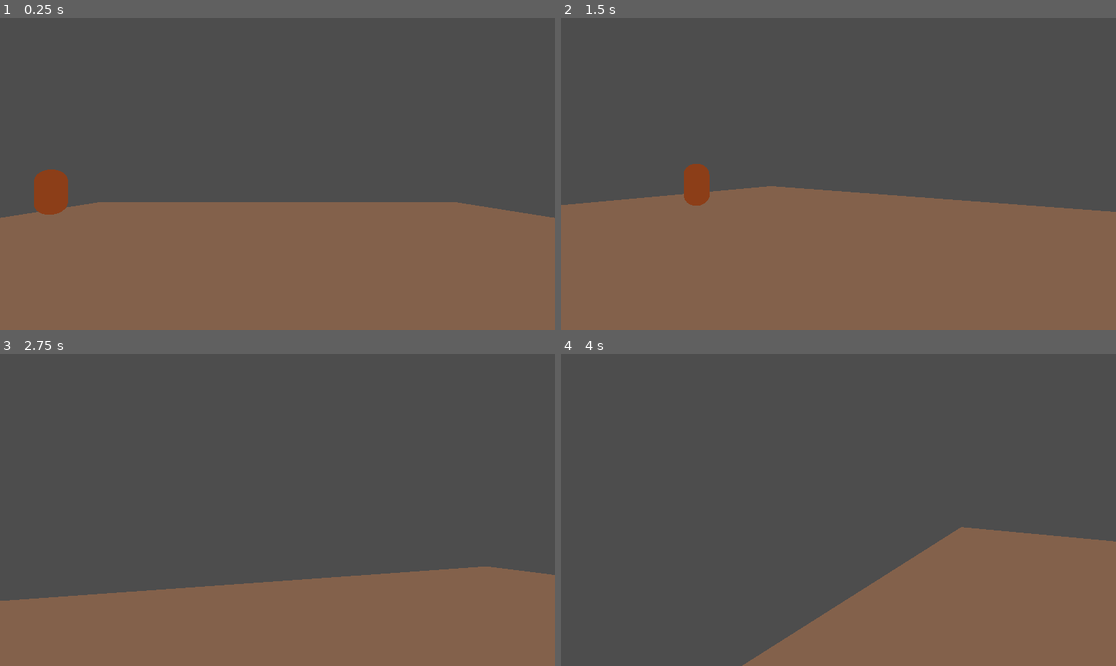
Above: before the commit, frames 1-4 (two rows, left to right).
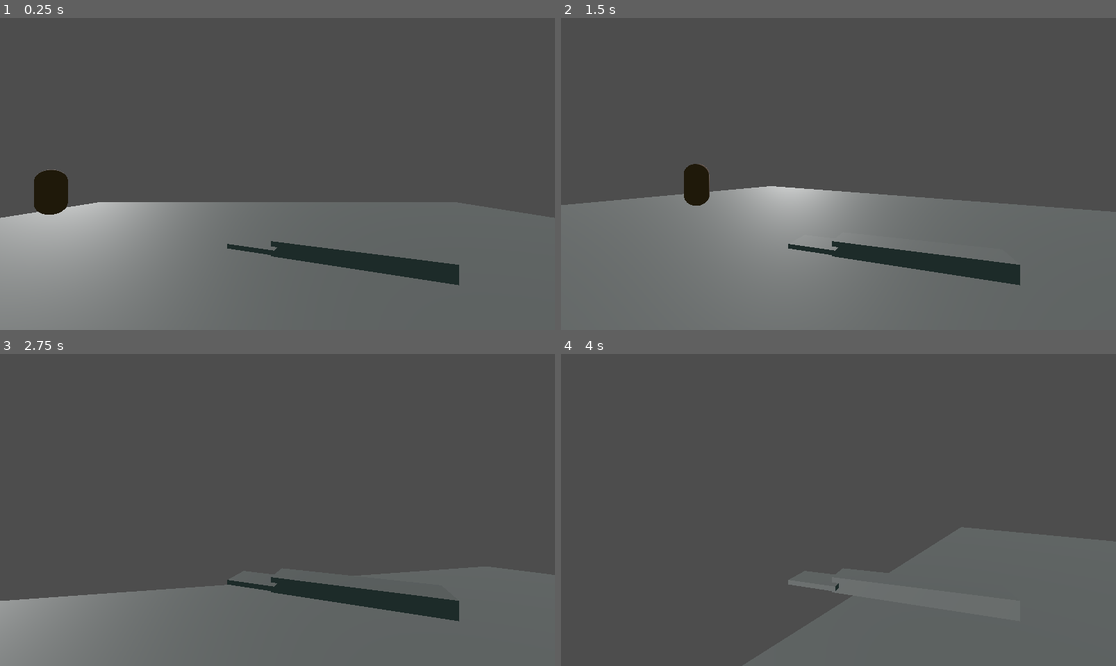
Above: after the commit, the same moments.

Repository: BlackBrad/network-ninja
Game: Godot game, scene res://scenes/test_level.tscn
Two runs of this game, one before a commit and one after it. Both use one fixed random seed, a clock stepped at 60 frames per second and the inputs below.
Inputs (mouse positions are in pixels of both pictures, inside the frame that each line leads up to):
- Up to frame 1 (0.25 s): no input
- Up to frame 2 (1.5 s): tap Enter (ui_accept) at 0.5, 0.77 s; move the mouse to (866, 174) at 0.52 s; hold W (move_forward) from 0.53 s (still down); click (866, 174) at 0.6 s; move the mouse to (810, 174) at 1.27 s; click (810, 174) at 1.35 s
- Up to frame 3 (2.75 s): keep holding W (move_forward); tap Enter (ui_accept) at 1.52 s; move the mouse to (288, 503) at 2.02 s; click (288, 503) at 2.1 s
- Up to frame 4 (4 s): keep holding W (move_forward); move the mouse to (832, 516) at 2.77 s; click (832, 516) at 2.85 s; tap Enter (ui_accept) at 3.02, 3.77 s; move the mouse to (877, 513) at 3.52 s; click (877, 513) at 3.6 s

The runs differ from the first frame. In frame 1, 41% of the frame differs, in the area x 0-100%, y 48-100%; in frame 2, 43%, in the area x 0-100%, y 46-100%; in frame 3, 27%; in frame 4, 21%.

Commit message:
Add ability to throw business cards

Diff:
--- a/project.godot
+++ b/project.godot
@@ -37,6 +37,11 @@
 "events": [Object(InputEventKey,"resource_local_to_scene":false,"resource_name":"","device":-1,"window_id":0,"alt_pressed":false,"shift_pressed":false,"ctrl_pressed":false,"meta_pressed":false,"pressed":false,"keycode":0,"physical_keycode":68,"key_label":0,"unicode":100,"echo":false,"script":null)
 ]
 }
+fire={
+"deadzone": 0.5,
+"events": [Object(InputEventMouseButton,"resource_local_to_scene":false,"resource_name":"","device":-1,"window_id":0,"alt_pressed":false,"shift_pressed":false,"ctrl_pressed":false,"meta_pressed":false,"button_mask":0,"position":Vector2(0, 0),"global_position":Vector2(0, 0),"factor":1.0,"button_index":1,"canceled":false,"pressed":false,"double_click":false,"script":null)
+]
+}
 
 [rendering]
 
--- /dev/null
+++ b/scenes/business_card.tscn
@@ -0,0 +1,23 @@
+[gd_scene load_steps=5 format=3 uid="uid://1ne1yvouw68r"]
+
+[ext_resource type="Script" path="res://scripts/business_card.gd" id="1_w3bbw"]
+
+[sub_resource type="SphereShape3D" id="SphereShape3D_63qgs"]
+
+[sub_resource type="StandardMaterial3D" id="StandardMaterial3D_8uu0b"]
+albedo_color = Color(1, 0, 0, 1)
+
+[sub_resource type="BoxMesh" id="BoxMesh_e7jxh"]
+material = SubResource("StandardMaterial3D_8uu0b")
+
+[node name="BusinessCard" type="Area3D"]
+script = ExtResource("1_w3bbw")
+
+[node name="CollisionShape3D" type="CollisionShape3D" parent="."]
+transform = Transform3D(0.2, 0, 0, 0, 0.2, 0, 0, 0, 0.2, 0, 0, 0)
+shape = SubResource("SphereShape3D_63qgs")
+
+[node name="Mesh" type="MeshInstance3D" parent="."]
+transform = Transform3D(0.107739, 0, -0.000996923, 0, 0.00125324, 0, 0.00178466, 0, 0.0601836, 0, 0, 0)
+mesh = SubResource("BoxMesh_e7jxh")
+skeleton = NodePath("")
--- /dev/null
+++ b/scenes/hud.tscn
@@ -0,0 +1,8 @@
+[gd_scene load_steps=2 format=3 uid="uid://dwtb7l5ft0omk"]
+
+[sub_resource type="QuadMesh" id="QuadMesh_502n5"]
+
+[node name="hud" type="Node2D"]
+
+[node name="MeshInstance2D" type="MeshInstance2D" parent="."]
+mesh = SubResource("QuadMesh_502n5")
--- a/scenes/player.tscn
+++ b/scenes/player.tscn
@@ -1,8 +1,10 @@
-[gd_scene load_steps=3 format=3 uid="uid://dd7n7yllnkgkt"]
+[gd_scene load_steps=4 format=3 uid="uid://dd7n7yllnkgkt"]
 
 [ext_resource type="Script" path="res://scripts/player.gd" id="1_1wvgp"]
 
 [sub_resource type="CapsuleShape3D" id="CapsuleShape3D_idvwt"]
+
+[sub_resource type="BoxMesh" id="BoxMesh_b6808"]
 
 [node name="Player" type="CharacterBody3D"]
 script = ExtResource("1_1wvgp")
@@ -16,3 +18,16 @@
 transform = Transform3D(1, 0, 0, 0, 1, 0, 0, 0, 1, 0, 0.8, 0)
 
 [node name="Camera3D" type="Camera3D" parent="Pivot"]
+current = true
+
+[node name="CardEmitter" type="Node3D" parent="Pivot/Camera3D"]
+transform = Transform3D(1, 0, 0, 0, 1, 0, 0, 0, 1, 0, 0, -0.7)
+
+[node name="MeshInstance3D" type="MeshInstance3D" parent="Pivot"]
+transform = Transform3D(0.271568, 0, -0.0225042, 0, 0.0290728, 0, 0.101978, 0, 0.0599287, 0.134267, -0.143844, -0.370345)
+mesh = SubResource("BoxMesh_b6808")
+
+[node name="MeshInstance3D2" type="MeshInstance3D" parent="Pivot/MeshInstance3D"]
+transform = Transform3D(0.346528, 0, -7.45058e-09, 0, 0.314228, 0, 4.76837e-07, 0, 1, -0.624011, 0, 0.27887)
+mesh = SubResource("BoxMesh_b6808")
+skeleton = NodePath("../..")
--- a/scenes/test_level.tscn
+++ b/scenes/test_level.tscn
@@ -1,11 +1,12 @@
-[gd_scene load_steps=4 format=3 uid="uid://dcp57wnxwqpe2"]
+[gd_scene load_steps=5 format=3 uid="uid://dcp57wnxwqpe2"]
 
 [ext_resource type="PackedScene" uid="uid://dd7n7yllnkgkt" path="res://scenes/player.tscn" id="1_wn24y"]
 [ext_resource type="PackedScene" uid="uid://cy3ros6x4injp" path="res://scenes/atendee.tscn" id="2_0xd3t"]
+[ext_resource type="PackedScene" uid="uid://1ne1yvouw68r" path="res://scenes/business_card.tscn" id="3_mvisn"]
 
 [sub_resource type="Environment" id="Environment_8wp53"]
 ambient_light_source = 2
-ambient_light_color = Color(0.952941, 0.717647, 0.560784, 1)
+ambient_light_color = Color(0.243137, 0.341176, 0.329412, 1)
 
 [node name="test_level" type="Node3D"]
 
@@ -19,5 +20,11 @@
 [node name="WorldEnvironment" type="WorldEnvironment" parent="."]
 environment = SubResource("Environment_8wp53")
 
+[node name="DirectionalLight3D" type="DirectionalLight3D" parent="WorldEnvironment"]
+transform = Transform3D(0.731532, 0, -0.681807, 0.311356, -0.88964, 0.334064, -0.606562, -0.456663, -0.6508, -4.58974, 8.55828, -4.38101)
+
 [node name="Atendee" parent="." instance=ExtResource("2_0xd3t")]
 transform = Transform3D(1, 0, 0, 0, 1, 0, 0, 0, 1, -10, 2, -7)
+
+[node name="BusinessCard" parent="." instance=ExtResource("3_mvisn")]
+transform = Transform3D(1, 0, 0, 0, 1, 0, 0, 0, 1, -2.96033, 2.02865, -5.99932)
--- /dev/null
+++ b/scripts/business_card.gd
@@ -0,0 +1,16 @@
+extends Area3D
+
+var velocity = Vector3()
+
+# Called when the node enters the scene tree for the first time.
+func _ready():
+	pass # Replace with function body.
+
+
+# Called every frame. 'delta' is the elapsed time since the previous frame.
+func _process(delta):
+	position += velocity * delta
+
+	# Face velocity (NOT WORKING!)
+	if velocity.length() > 0.1:
+		transform.looking_at(position + velocity.normalized() * 5.0)
--- a/scripts/player.gd
+++ b/scripts/player.gd
@@ -4,6 +4,7 @@
 const SPEED = 5.0
 const JUMP_VELOCITY = 4.5
 const MOUSE_SENSITIVITY = 0.01
+var business_card_prefab = preload("res://scenes/business_card.tscn")
 
 # Get the gravity from the project settings to be synced with RigidBody nodes.
 var gravity = ProjectSettings.get_setting("physics/3d/default_gravity")
@@ -15,8 +16,21 @@
 	if event is InputEventMouseMotion and Input.get_mouse_mode() == Input.MOUSE_MODE_CAPTURED:
 		self.rotate_y(-event.relative.x * MOUSE_SENSITIVITY)
 
-		var camera = $Pivot/Camera3D
-		camera.rotation.x = clamp(camera.rotation.x - event.relative.y * MOUSE_SENSITIVITY, -0.5 * PI, 0.5 * PI)
+		var pivot = $Pivot
+		pivot.rotation.x = clamp(pivot.rotation.x - event.relative.y * MOUSE_SENSITIVITY, -0.5 * PI, 0.5 * PI)
+
+func handle_business_card():
+	print("spawning business card")
+	# FIXME: Don't hard-code this, need to spawn the nodes under something in all our levels
+	var root = get_node("/root/test_level")
+	# TODO: Do we need to look at pooling these for perf
+	var instance = business_card_prefab.instantiate()
+	root.add_child(instance)
+	var spawner = $Pivot/Camera3D/CardEmitter
+	instance.global_position = spawner.global_position
+
+	var forward = -spawner.global_transform.basis.z
+	instance.velocity = forward * 2.0
 
 func _physics_process(delta):
 	# Add the gravity.
@@ -26,6 +40,9 @@
 	# Handle Jump.
 	if Input.is_action_just_pressed("ui_accept") and is_on_floor():
 		velocity.y = JUMP_VELOCITY
+
+	if Input.is_action_just_pressed("fire"):
+		handle_business_card()
 
 	# Get the input direction and handle the movement/deceleration.
 	# As good practice, you should replace UI actions with custom gameplay actions.
